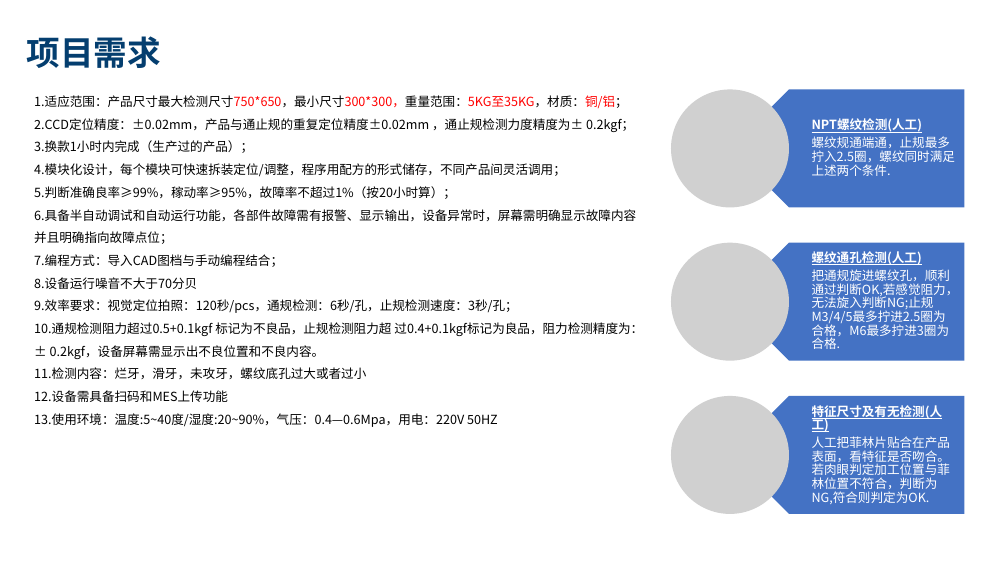
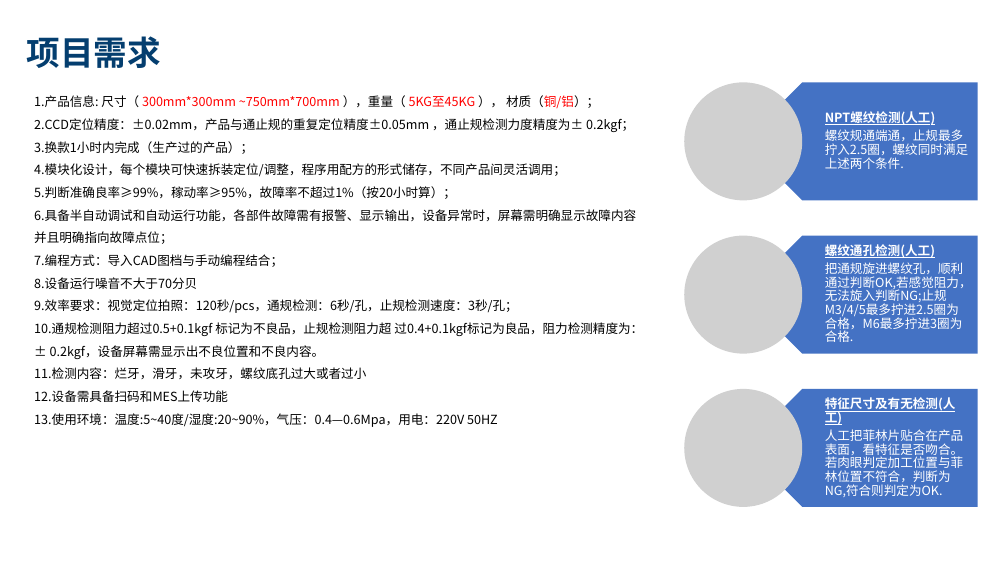
Before and after one commit to wanglvhh/Solution_2021, a slide deck: slide 6 of 2022/01/BOYD 大幅面散热板外观测量检测项目/BOYD-散热板外观检测解决方案 新版V1.0.0.1.pptx. Drawn at 1008x567 pixels with LibreOffice and Linux fonts; fonts in the diff are those of the drawing; grey boxes stand for pictures; background and template pictures are left out. Boxes give left, top, right and bottom in pixels: in the first picture for what was removed or moved away, otherwise in the second. Text is boxed around its words. In the diff, an @@ line names an element or a change of style, - is before the commit and + after.

Commit message:
Update BOYD 大幅面散热板外观测量检测项目

```diff
--- a/2022/01/BOYD 大幅面散热板外观测量检测项目/BOYD-散热板外观检测解决方案 新版V1.0.0.1.pptx
+++ b/2022/01/BOYD 大幅面散热板外观测量检测项目/BOYD-散热板外观检测解决方案 新版V1.0.0.1.pptx
@@ text at (34,95,634,132): text changed @@
-1.适应范围：产品尺寸最大检测尺寸750*650，最小尺寸300*300，重量范围：5KG至35KG，材质：铜/铝；
-2.CCD定位精度：±0.02mm，产品与通止规的重复定位精度±0.02mm ，通止规检测力度精度为± 0.2kgf；
+1.产品信息: 尺寸（ 300mm*300mm ~750mm*700mm ），重量（ 5KG至45KG ）， 材质（铜/铝）；
+2.CCD定位精度：±0.02mm，产品与通止规的重复定位精度±0.05mm ，通止规检测力度精度为± 0.2kgf；
@@ 3 pictures, 3 texts, 3 pentagon arrows: place and size @@
-3 pictures, 3 texts, 3 pentagon arrows at (671,89,965,514)
+3 pictures, 3 texts, 3 pentagon arrows at (684,82,978,507)
```
Also in this commit, not shown: 12 other slides changed, 11 other files.
